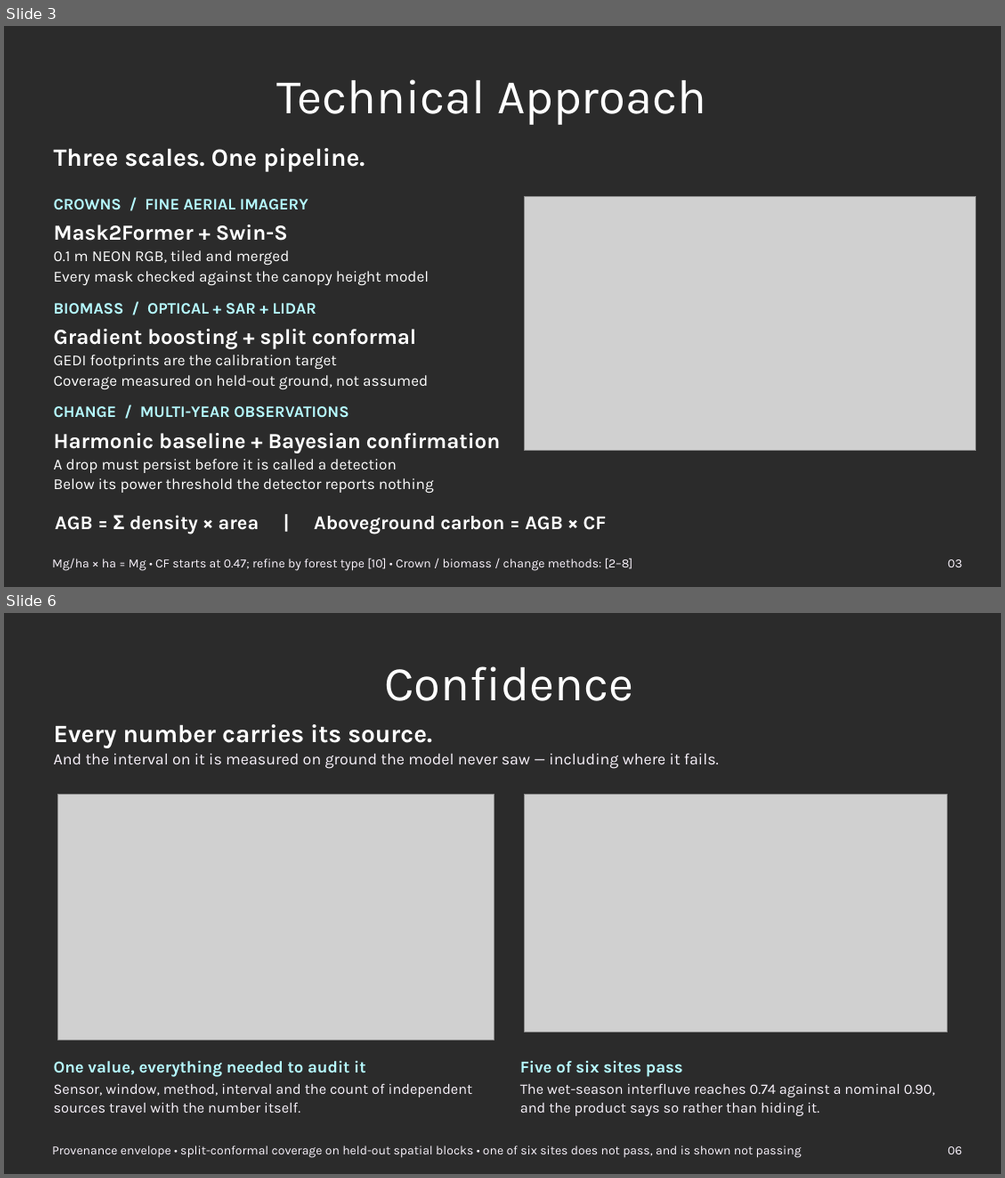
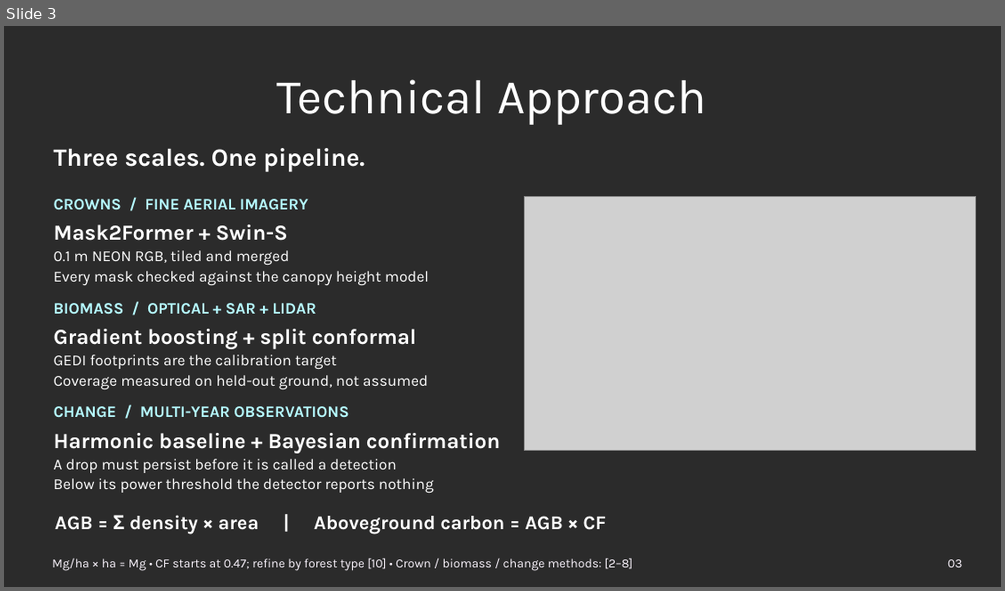
Before and after one commit to varadharajanv0310/SylvaSense, a slide deck: Order_of_One_ORION1.0_v2.pptx. Shown one above the other, each under a label of ours: slides 3 and 6 before the commit, slide 3 after it; the slides between them are not shown. The pictures are 1005x1178 and 1005x591 pixels, drawn with LibreOffice and Linux fonts; fonts in the diff are those of the drawing; grey boxes stand for pictures; background and template pictures are left out; a plain dark background stands for a picture behind light text. Boxes give left, top, right and bottom in pixels: in the first picture for what was removed or moved away, otherwise in the second. Text is boxed around its words. In the diff, an @@ line names an element or a change of style, - is before the commit and + after.

Commit message:
Deck: fit the three extra diagrams into the existing eight slides
Reverts the two inserted slides. The template is an eight-section format and
stays that way; the new diagrams share a well with the one already on their
slide instead, at roughly half size.

- Slide 2: outputs above, provenance envelope below.
- Slide 4: false-positive curve above, interval coverage below - both are
  results, and gate 03 already says one site fails visibly.
- Slide 6: the stack above, seven instruments below.

No original text, layout or page number is touched.

```diff
--- a/Order_of_One_ORION1.0_v2.pptx
+++ b/Order_of_One_ORION1.0_v2.pptx
@@ slide 6 removed at bbox=[4, 613, 1001, 1174], background picture (left out) @@
@@ text removed at bbox=[384, 666, 633, 701] @@
-Confidence
@@ text removed at bbox=[54, 724, 432, 747] @@
-Every number carries its source.
@@ text removed at bbox=[54, 753, 719, 769] @@
-And the interval on it is measured on ground the model never saw — including where it fails.
@@ picture removed at bbox=[57, 795, 494, 1040] @@
@@ picture removed at bbox=[525, 795, 947, 1032] @@
@@ text removed at bbox=[54, 1061, 365, 1077] @@
-One value, everything needed to audit it
@@ text removed at bbox=[520, 1061, 683, 1077] @@
-Five of six sites pass
@@ text removed at bbox=[54, 1083, 473, 1097] @@
-Sensor, window, method, interval and the count of independent
@@ text removed at bbox=[520, 1083, 935, 1097] @@
-The wet-season interfluve reaches 0.74 against a nominal 0.90,
@@ text removed at bbox=[54, 1102, 300, 1112] @@
-sources travel with the number itself.
@@ text removed at bbox=[520, 1103, 819, 1116] @@
-and the product says so rather than hiding it.
@@ text removed at bbox=[52, 1145, 801, 1158] @@
-Provenance envelope • split-conformal coverage on held-out spatial blocks • one of six sites does not pass, and is shown not passing
@@ text removed at bbox=[947, 1146, 962, 1154] @@
-06
```
Also in this commit, not shown: 6 slides changed, 1 other slide removed, 2 other files.
